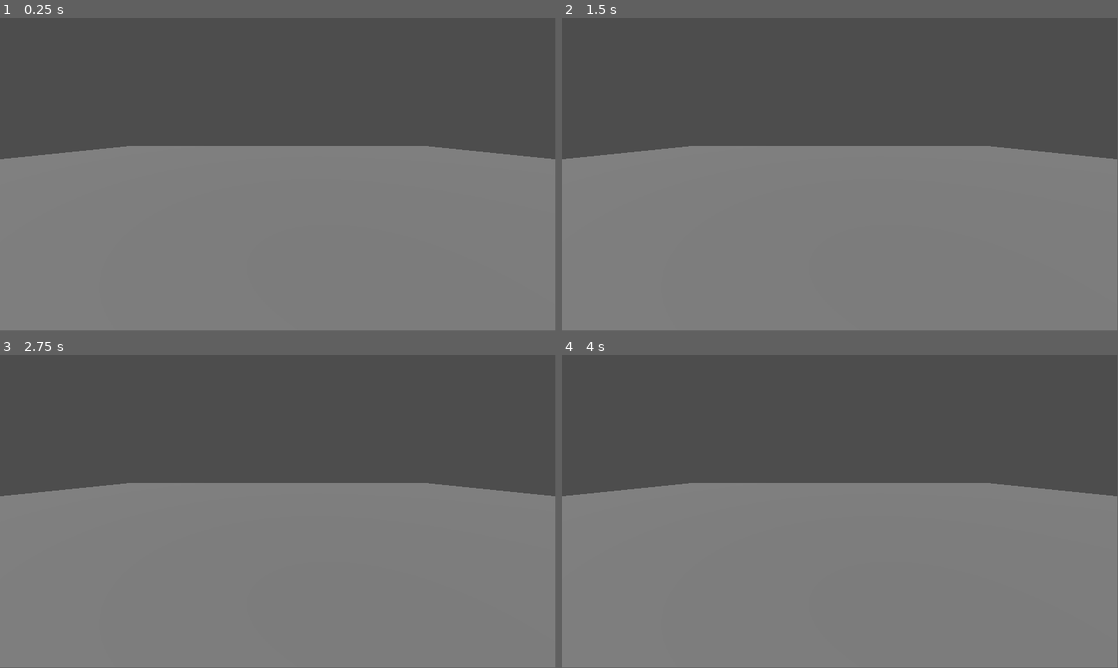
Above: before the commit, frames 1-4 (two rows, left to right).
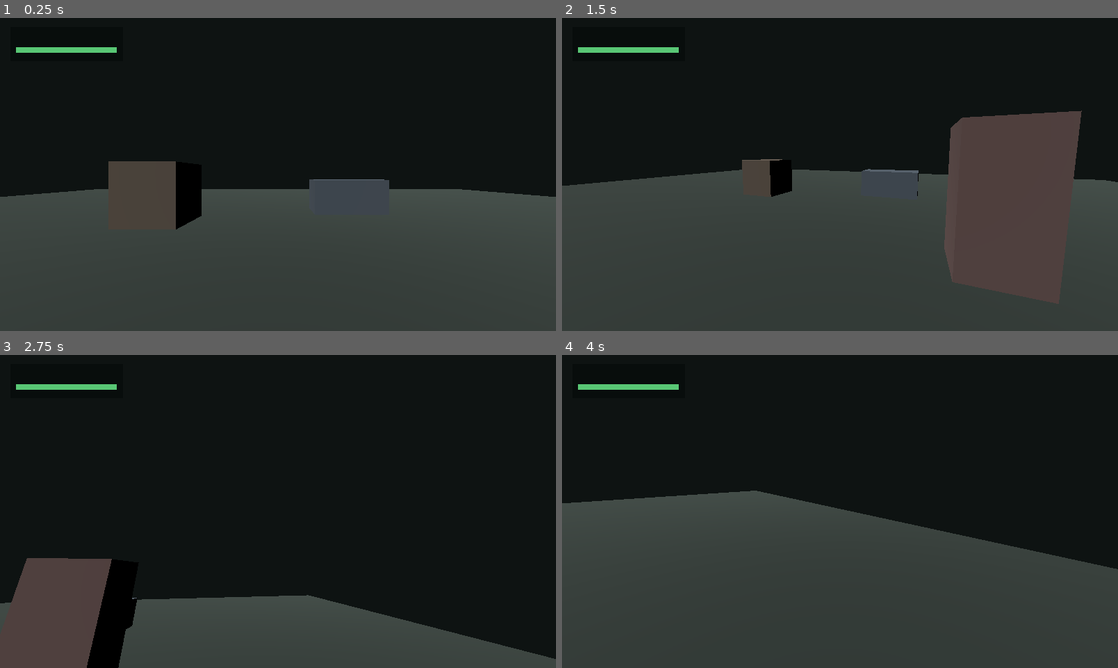
Above: after the commit, the same moments.

Repository: briflyguy87r347/The-next-infection-
Game: Godot game, scene res://scenes/main.tscn
The game is run twice, just before and just after one commit, with the same random seed, the same clock (stepped at 60 frames per second) and the same inputs.
Inputs (mouse positions are in pixels of both pictures, inside the frame that each line leads up to):
- Up to frame 1 (0.25 s): no input
- Up to frame 2 (1.5 s): tap Enter at 0.5 s; move the mouse to (962, 158) at 0.52 s; hold D (move_right, bound only after the commit) 0.53-1.25 s; hold Shift (sprint, bound only after the commit) 0.53-1.25 s; click (962, 158) at 0.67 s; tap Space (jump, bound only after the commit) at 0.77, 0.8, 1.07 s; drag from (728, 190) to (812, 237) at 1.27 s
- Up to frame 3 (2.75 s): move the mouse to (333, 442) at 2.02 s; hold D (move_right, bound only after the commit) from 2.03 s (still down); hold Shift (sprint, bound only after the commit) from 2.03 s (still down); click (333, 442) at 2.17 s; tap Space (jump, bound only after the commit) at 2.3 s
- Up to frame 4 (4 s): release D (move_right, bound only after the commit) at 2.75 s; release Shift (sprint, bound only after the commit) at 2.75 s; drag from (812, 574) to (673, 464) at 2.77 s; move the mouse to (1006, 558) at 3.52 s; hold A (move_left, bound only after the commit) from 3.53 s (still down); tap Space (jump, bound only after the commit) at 3.6, 3.77 s; click (1006, 558) at 3.67 s
In our replay, the window is 799x449 before the commit and 800x450 after it. These sizes can differ from the game's own. Grey fills any space a smaller window leaves; there, only what the larger window draws over its background counts as a difference.

The runs differ from the first frame. In frame 1, 100% of the frame differs, in the area x 0-100%, y 0-100%; in frame 2, 97%; in frame 3, 100%; in frame 4, 100%.
Error after the commit: Invalid access to property or key 'max_health' on a base object of type 'CharacterBody3D (FirstPersonPlayer)'. (res://scripts/main.gd:62)

Commit message:
Add first-person player and Android touch controls

Diff:
--- a/project.godot
+++ b/project.godot
@@ -4,7 +4,17 @@
 config/name="THE NEXT INFECTION"
 run/main_scene="res://scenes/main.tscn"
 
+[display]
+window/size/viewport_width=960
+window/size/viewport_height=540
+window/size/window_width_override=1280
+window/size/window_height_override=720
+window/stretch/mode="canvas_items"
+
 [rendering]
 renderer/rendering_method="gl_compatibility"
 renderer/rendering_method.mobile="gl_compatibility"
+anti_aliasing/quality/msaa_3d=0
+anti_aliasing/quality/screen_space_aa=0
 textures/default_filters/use_nearest_mipmap_filter=false
+environment/defaults/default_clear_color=Color(0.055, 0.075, 0.07, 1)
--- /dev/null
+++ b/scenes/hud.tscn
@@ -0,0 +1,6 @@
+[gd_scene load_steps=2 format=3]
+
+[ext_resource type="Script" path="res://scripts/hud.gd" id="1"]
+
+[node name="HUD" type="CanvasLayer"]
+script = ExtResource("1")
--- /dev/null
+++ b/scenes/player.tscn
@@ -0,0 +1,20 @@
+[gd_scene load_steps=3 format=3]
+
+[ext_resource type="Script" path="res://scripts/player.gd" id="1"]
+
+[sub_resource type="CapsuleShape3D" id="CapsuleShape_player"]
+radius = 0.35
+height = 1.8
+
+[node name="Player" type="CharacterBody3D"]
+script = ExtResource("1")
+
+[node name="CollisionShape3D" type="CollisionShape3D" parent="."]
+position = Vector3(0, 0.9, 0)
+shape = SubResource("CapsuleShape_player")
+
+[node name="CameraPivot" type="Node3D" parent="."]
+position = Vector3(0, 1.62, 0)
+
+[node name="Camera3D" type="Camera3D" parent="CameraPivot"]
+current = true
--- /dev/null
+++ b/scripts/hud.gd
@@ -0,0 +1,202 @@
+class_name TouchHUD
+extends CanvasLayer
+
+signal move_changed(direction: Vector2)
+signal look_changed(relative_motion: Vector2)
+signal jump_pressed
+signal sprint_changed(active: bool)
+
+const JOYSTICK_COLOR := Color(0.12, 0.16, 0.18, 0.62)
+const THUMB_COLOR := Color(0.68, 0.76, 0.72, 0.82)
+const BUTTON_COLOR := Color(0.18, 0.25, 0.27, 0.78)
+const BUTTON_BORDER := Color(0.76, 0.83, 0.79, 0.82)
+
+var _overlay: Control
+var _health_label: Label
+var _health_fill: ColorRect
+var _joystick_base: Panel
+var _joystick_thumb: Panel
+var _jump_button: Panel
+var _sprint_button: Panel
+var _touch_controls_visible: bool = false
+var _joystick_center: Vector2 = Vector2.ZERO
+var _joystick_radius: float = 0.0
+var _touch_roles: Dictionary = {}
+
+
+func _ready() -> void:
+	set_process_input(true)
+	_touch_controls_visible = OS.has_feature("mobile") or DisplayServer.is_touchscreen_available()
+	_build_overlay()
+	get_viewport().size_changed.connect(_layout_controls)
+	_layout_controls()
+
+
+func set_health(current_health: int, maximum_health: int) -> void:
+	if not is_instance_valid(_health_label):
+		return
+	_health_label.text = "HEALTH  %d / %d" % [current_health, maximum_health]
+	_health_fill.size = Vector2(
+		174.0 * clampf(float(current_health) / float(maximum_health), 0.0, 1.0),
+		10.0
+	)
+
+
+func _build_overlay() -> void:
+	_overlay = Control.new()
+	_overlay.name = "Overlay"
+	_overlay.set_anchors_and_offsets_preset(Control.PRESET_FULL_RECT)
+	_overlay.mouse_filter = Control.MOUSE_FILTER_IGNORE
+	add_child(_overlay)
+
+	var health_panel := ColorRect.new()
+	health_panel.position = Vector2(18.0, 16.0)
+	health_panel.size = Vector2(194.0, 58.0)
+	health_panel.color = Color(0.02, 0.04, 0.04, 0.68)
+	health_panel.mouse_filter = Control.MOUSE_FILTER_IGNORE
+	_overlay.add_child(health_panel)
+
+	_health_label = Label.new()
+	_health_label.position = Vector2(10.0, 5.0)
+	_health_label.add_theme_font_size_override("font_size", 16)
+	_health_label.add_theme_color_override("font_color", Color(0.92, 0.96, 0.91))
+	_health_label.mouse_filter = Control.MOUSE_FILTER_IGNORE
+	health_panel.add_child(_health_label)
+
+	var health_bar_background := ColorRect.new()
+	health_bar_background.position = Vector2(10.0, 34.0)
+	health_bar_background.size = Vector2(174.0, 10.0)
+	health_bar_background.color = Color(0.16, 0.20, 0.19)
+	health_bar_background.mouse_filter = Control.MOUSE_FILTER_IGNORE
+	health_panel.add_child(health_bar_background)
+
+	_health_fill = ColorRect.new()
+	_health_fill.size = Vector2(174.0, 10.0)
+	_health_fill.color = Color(0.35, 0.78, 0.46)
+	_health_fill.mouse_filter = Control.MOUSE_FILTER_IGNORE
+	health_bar_background.add_child(_health_fill)
+
+	_joystick_base = _make_disc(JOYSTICK_COLOR, BUTTON_BORDER)
+	_joystick_thumb = _make_disc(THUMB_COLOR, Color(0.9, 0.96, 0.92, 0.92))
+	_jump_button = _make_disc(BUTTON_COLOR, BUTTON_BORDER)
+	_sprint_button = _make_disc(BUTTON_COLOR, BUTTON_BORDER)
+	_overlay.add_child(_joystick_base)
+	_overlay.add_child(_joystick_thumb)
+	_overlay.add_child(_jump_button)
+	_overlay.add_child(_sprint_button)
+	_add_button_label(_jump_button, "JUMP")
+	_add_button_label(_sprint_button, "SPRINT")
+
+	for control in [_joystick_base, _joystick_thumb, _jump_button, _sprint_button]:
+		control.visible = _touch_controls_visible
+
+
+func _layout_controls() -> void:
+	if not is_instance_valid(_overlay):
+		return
+	var viewport_size := get_viewport().get_visible_rect().size
+	var short_side := minf(viewport_size.x, viewport_size.y)
+	var button_radius := clampf(short_side * 0.065, 34.0, 58.0)
+	_joystick_radius = clampf(short_side * 0.13, 52.0, 96.0)
+	_joystick_center = Vector2(viewport_size.x * 0.17, viewport_size.y * 0.78)
+
+	_set_disc_layout(_joystick_base, _joystick_center, _joystick_radius)
+	_set_disc_layout(_joystick_thumb, _joystick_center, _joystick_radius * 0.35)
+	_set_disc_layout(_jump_button, Vector2(viewport_size.x * 0.88, viewport_size.y * 0.70), button_radius)
+	_set_disc_layout(_sprint_button, Vector2(viewport_size.x * 0.88, viewport_size.y * 0.88), button_radius)
+
+
+func _input(event: InputEvent) -> void:
+	if event is InputEventScreenTouch:
+		if event.pressed:
+			if _begin_touch(event.index, event.position):
+				get_viewport().set_input_as_handled()
+		else:
+			if _end_touch(event.index):
+				get_viewport().set_input_as_handled()
+	elif event is InputEventScreenDrag and _touch_roles.has(event.index):
+		_update_touch(event.index, event.position, event.relative)
+		get_viewport().set_input_as_handled()
+
+
+func _begin_touch(index: int, position: Vector2) -> bool:
+	if position.distance_to(_joystick_center) <= _joystick_radius * 1.5:
+		_touch_roles[index] = "move"
+		_update_joystick(position)
+		return true
+	if _jump_button.get_global_rect().has_point(position):
+		_touch_roles[index] = "jump"
+		jump_pressed.emit()
+		return true
+	if _sprint_button.get_global_rect().has_point(position):
+		_touch_roles[index] = "sprint"
+		sprint_changed.emit(true)
+		return true
+	if position.x >= get_viewport().get_visible_rect().size.x * 0.5:
+		_touch_roles[index] = "look"
+		return true
+	return false
+
+
+func _end_touch(index: int) -> bool:
+	if not _touch_roles.has(index):
+		return false
+	var role: String = _touch_roles[index]
+	_touch_roles.erase(index)
+	match role:
+		"move":
+			move_changed.emit(Vector2.ZERO)
+			_set_disc_layout(_joystick_thumb, _joystick_center, _joystick_radius * 0.35)
+		"sprint":
+			sprint_changed.emit(false)
+	return true
+
+
+func _update_touch(index: int, position: Vector2, relative_motion: Vector2) -> void:
+	match _touch_roles[index]:
+		"move":
+			_update_joystick(position)
+		"look":
+			look_changed.emit(relative_motion)
+
+
+func _update_joystick(position: Vector2) -> void:
+	var displacement := (position - _joystick_center).limit_length(_joystick_radius)
+	var direction := displacement / _joystick_radius
+	if direction.length() < 0.12:
+		direction = Vector2.ZERO
+	move_changed.emit(direction)
+	_set_disc_layout(
+		_joystick_thumb,
+		_joystick_center + displacement * 0.62,
+		_joystick_radius * 0.35
+	)
+
+
+func _make_disc(fill_color: Color, border_color: Color) -> Panel:
+	var panel := Panel.new()
+	var style := StyleBoxFlat.new()
+	style.bg_color = fill_color
+	style.border_color = border_color
+	style.set_border_width_all(2)
+	style.set_corner_radius_all(100)
+	panel.add_theme_stylebox_override("panel", style)
+	panel.mouse_filter = Control.MOUSE_FILTER_IGNORE
+	return panel
+
+
+func _add_button_label(button: Panel, text: String) -> void:
+	var label := Label.new()
+	label.set_anchors_and_offsets_preset(Control.PRESET_FULL_RECT)
+	label.text = text
+	label.horizontal_alignment = HORIZONTAL_ALIGNMENT_CENTER
+	label.vertical_alignment = VERTICAL_ALIGNMENT_CENTER
+	label.add_theme_font_size_override("font_size", 14)
+	label.add_theme_color_override("font_color", Color.WHITE)
+	label.mouse_filter = Control.MOUSE_FILTER_IGNORE
+	button.add_child(label)
+
+
+func _set_disc_layout(panel: Panel, center: Vector2, radius: float) -> void:
+	panel.position = center - Vector2.ONE * radius
+	panel.size = Vector2.ONE * radius * 2.0
--- a/scripts/main.gd
+++ b/scripts/main.gd
@@ -1,24 +1,88 @@
 extends Node3D
+
+const PLAYER_SCENE: PackedScene = preload("res://scenes/player.tscn")
+const HUD_SCENE: PackedScene = preload("res://scenes/hud.tscn")
+
+var _player_spawn: Marker3D
+
 
 func _ready() -> void:
 	print("THE NEXT INFECTION")
 	print("OUTBREAK ZERO initialized")
 	build_world()
+	_spawn_player_and_hud()
+
 
 func build_world() -> void:
-	var ground := MeshInstance3D.new()
-	var mesh := BoxMesh.new()
-	mesh.size = Vector3(40, 1, 40)
-	ground.mesh = mesh
+	var ground := StaticBody3D.new()
+	ground.name = "Ground"
 	ground.position.y = -0.5
+
+	var ground_shape := CollisionShape3D.new()
+	var ground_box := BoxShape3D.new()
+	ground_box.size = Vector3(40.0, 1.0, 40.0)
+	ground_shape.shape = ground_box
+	ground.add_child(ground_shape)
+
+	var ground_mesh := MeshInstance3D.new()
+	var ground_box_mesh := BoxMesh.new()
+	ground_box_mesh.size = ground_box.size
+	ground_mesh.mesh = ground_box_mesh
+	ground_mesh.material_override = _make_material(Color(0.20, 0.24, 0.22))
+	ground.add_child(ground_mesh)
 	add_child(ground)
 
+	_player_spawn = Marker3D.new()
+	_player_spawn.name = "PlayerSpawn"
+	_player_spawn.position = Vector3(0.0, 0.0, 3.0)
+	add_child(_player_spawn)
+
+	_create_obstacle(Vector3(-4.0, 0.0, -4.0), Vector3(2.0, 2.0, 2.0), Color(0.34, 0.30, 0.26))
+	_create_obstacle(Vector3(3.0, 0.0, -6.0), Vector3(3.0, 1.4, 1.5), Color(0.28, 0.32, 0.36))
+	_create_obstacle(Vector3(6.0, 0.0, 1.0), Vector3(1.5, 3.0, 1.5), Color(0.37, 0.29, 0.28))
+
 	var light := DirectionalLight3D.new()
-	light.rotation_degrees = Vector3(-45, -30, 0)
+	light.rotation_degrees = Vector3(-45.0, -30.0, 0.0)
+	light.shadow_enabled = false
 	add_child(light)
 
-	var camera := Camera3D.new()
-	camera.position = Vector3(0, 2, 8)
-	camera.rotation_degrees.x = -12
-	camera.current = true
-	add_child(camera)
+
+func _spawn_player_and_hud() -> void:
+	var player := PLAYER_SCENE.instantiate() as FirstPersonPlayer
+	add_child(player)
+	player.global_position = _player_spawn.global_position
+
+	var hud := HUD_SCENE.instantiate() as TouchHUD
+	add_child(hud)
+	hud.move_changed.connect(player.set_mobile_movement)
+	hud.look_changed.connect(player.apply_touch_look)
+	hud.jump_pressed.connect(player.request_jump)
+	hud.sprint_changed.connect(player.set_mobile_sprinting)
+	player.health_changed.connect(hud.set_health)
+	hud.set_health(player.health, player.max_health)
+
+
+func _create_obstacle(ground_position: Vector3, size: Vector3, color: Color) -> void:
+	var obstacle := StaticBody3D.new()
+	obstacle.position = Vector3(ground_position.x, size.y * 0.5, ground_position.z)
+
+	var collision := CollisionShape3D.new()
+	var shape := BoxShape3D.new()
+	shape.size = size
+	collision.shape = shape
+	obstacle.add_child(collision)
+
+	var mesh_instance := MeshInstance3D.new()
+	var mesh := BoxMesh.new()
+	mesh.size = size
+	mesh_instance.mesh = mesh
+	mesh_instance.material_override = _make_material(color)
+	obstacle.add_child(mesh_instance)
+	add_child(obstacle)
+
+
+func _make_material(color: Color) -> StandardMaterial3D:
+	var material := StandardMaterial3D.new()
+	material.albedo_color = color
+	material.roughness = 1.0
+	return material
--- /dev/null
+++ b/scripts/player.gd
@@ -0,0 +1,115 @@
+class_name FirstPersonPlayer
+extends CharacterBody3D
+
+signal health_changed(current_health: int, maximum_health: int)
+
+@export var walk_speed: float = 4.5
+@export var sprint_speed: float = 7.0
+@export var jump_velocity: float = 4.5
+@export var look_sensitivity: float = 0.0025
+@export var look_smoothing: float = 14.0
+@export var maximum_health: int = 100
+
+const GRAVITY: float = 9.8
+const MINIMUM_PITCH: float = -1.3962634
+const MAXIMUM_PITCH: float = 1.3962634
+
+var health: int = 100
+var _target_yaw: float = 0.0
+var _target_pitch: float = 0.0
+var _mobile_movement: Vector2 = Vector2.ZERO
+var _mobile_sprinting: bool = false
+var _mobile_jump_requested: bool = false
+
+@onready var _camera_pivot: Node3D = $CameraPivot
+
+
+func _ready() -> void:
+	health = maximum_health
+	_configure_keyboard_controls()
+	if not OS.has_feature("mobile"):
+		Input.mouse_mode = Input.MOUSE_MODE_CAPTURED
+	health_changed.emit(health, maximum_health)
+
+
+func _process(delta: float) -> void:
+	var blend := minf(look_smoothing * delta, 1.0)
+	rotation.y = lerp_angle(rotation.y, _target_yaw, blend)
+	_camera_pivot.rotation.x = lerp_angle(_camera_pivot.rotation.x, _target_pitch, blend)
+
+
+func _physics_process(delta: float) -> void:
+	var keyboard_movement := Input.get_vector("move_left", "move_right", "move_forward", "move_back")
+	var movement_input := _mobile_movement if _mobile_movement.length_squared() > 0.01 else keyboard_movement
+	var local_direction := Vector3(movement_input.x, 0.0, movement_input.y)
+	var movement_direction := (global_transform.basis * local_direction).normalized()
+	var target_speed := sprint_speed if _mobile_sprinting or Input.is_action_pressed("sprint") else walk_speed
+	var acceleration := 20.0 if is_on_floor() else 7.0
+
+	velocity.x = move_toward(velocity.x, movement_direction.x * target_speed, acceleration * delta)
+	velocity.z = move_toward(velocity.z, movement_direction.z * target_speed, acceleration * delta)
+
+	if is_on_floor():
+		if velocity.y < 0.0:
+			velocity.y = 0.0
+		if Input.is_action_just_pressed("jump") or _mobile_jump_requested:
+			velocity.y = jump_velocity
+	else:
+		velocity.y -= GRAVITY * delta
+
+	_mobile_jump_requested = false
+	move_and_slide()
+
+
+func set_mobile_movement(direction: Vector2) -> void:
+	_mobile_movement = direction.limit_length(1.0)
+
+
+func set_mobile_sprinting(active: bool) -> void:
+	_mobile_sprinting = active
+
+
+func request_jump() -> void:
+	_mobile_jump_requested = true
+
+
+func apply_touch_look(relative_motion: Vector2) -> void:
+	_apply_look(relative_motion)
+
+
+func _unhandled_input(event: InputEvent) -> void:
+	if event is InputEventKey and event.physical_keycode == KEY_ESCAPE and event.pressed:
+		Input.mouse_mode = Input.MOUSE_MODE_VISIBLE
+	elif event is InputEventMouseButton and event.pressed and not OS.has_feature("mobile"):
+		Input.mouse_mode = Input.MOUSE_MODE_CAPTURED
+	elif event is InputEventMouseMotion and Input.mouse_mode == Input.MOUSE_MODE_CAPTURED:
+		_apply_look(event.relative)
+
+
+func _apply_look(relative_motion: Vector2) -> void:
+	_target_yaw -= relative_motion.x * look_sensitivity
+	_target_pitch = clampf(
+		_target_pitch - relative_motion.y * look_sensitivity,
+		MINIMUM_PITCH,
+		MAXIMUM_PITCH
+	)
+
+
+func _configure_keyboard_controls() -> void:
+	_add_key_binding("move_forward", KEY_W)
+	_add_key_binding("move_back", KEY_S)
+	_add_key_binding("move_left", KEY_A)
+	_add_key_binding("move_right", KEY_D)
+	_add_key_binding("jump", KEY_SPACE)
+	_add_key_binding("sprint", KEY_SHIFT)
+
+
+func _add_key_binding(action_name: String, key_code: Key) -> void:
+	if not InputMap.has_action(action_name):
+		InputMap.add_action(action_name)
+	for existing_event in InputMap.action_get_events(action_name):
+		if existing_event is InputEventKey and existing_event.physical_keycode == key_code:
+			return
+	var key_event := InputEventKey.new()
+	key_event.physical_keycode = key_code
+	InputMap.action_add_event(action_name, key_event)
